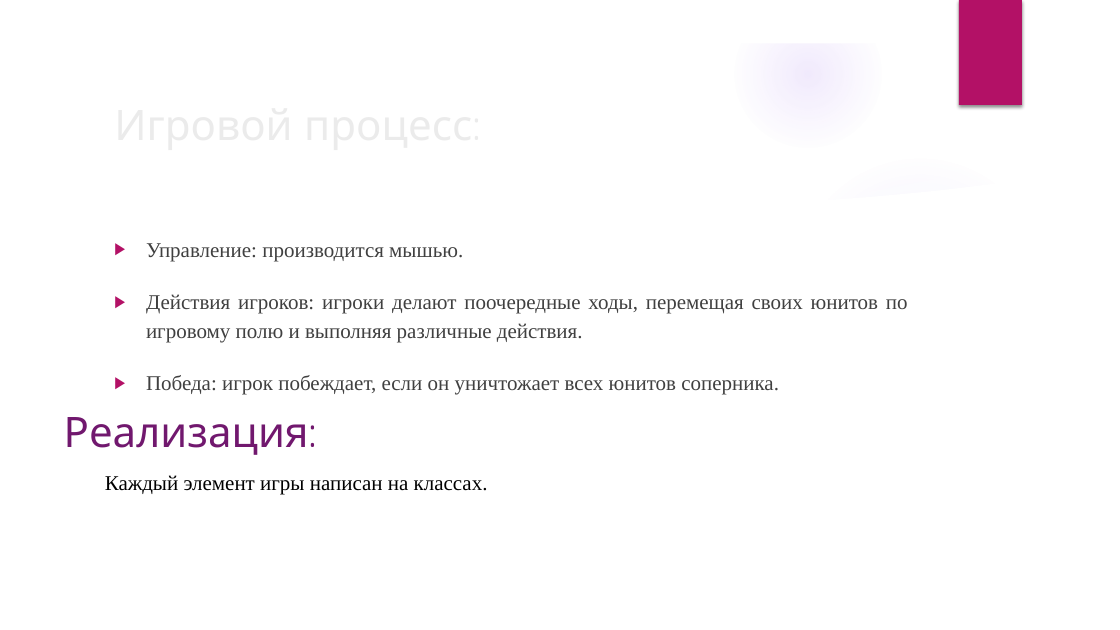
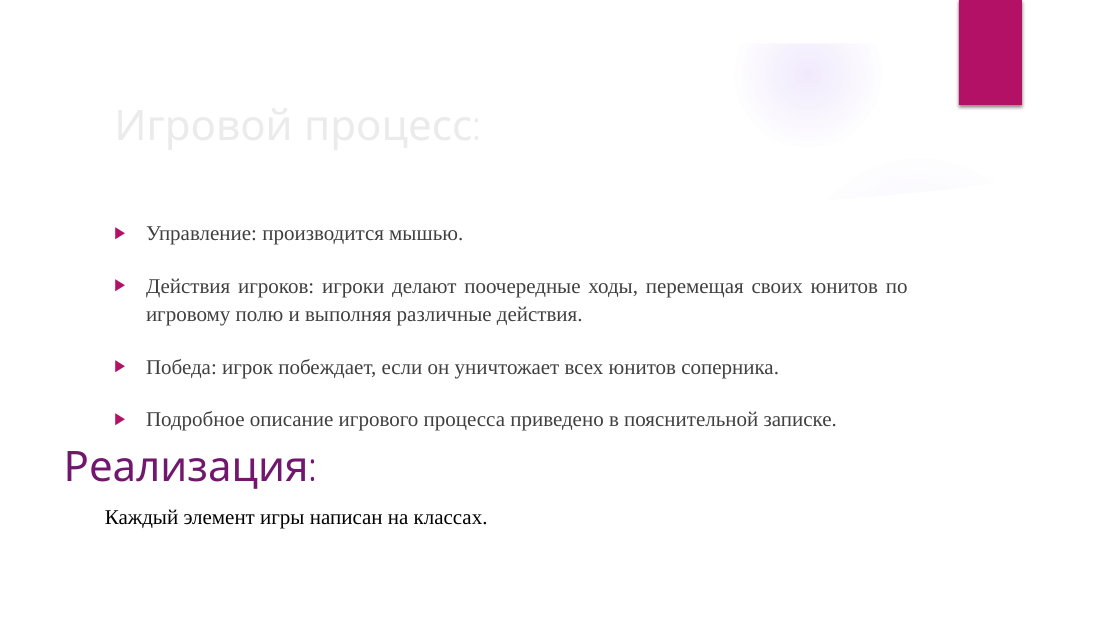
Before and after one commit to IvanKnuzev103/pythonProject_game, a slide deck: slide 7 of Presentation.pptx. Drawn at 1120x630 pixels with LibreOffice and Linux fonts; fonts in the diff are those of the drawing; background and template pictures are left out. Boxes give left, top, right and bottom in pixels: in the first picture for what was removed or moved away, otherwise in the second. Text is boxed around its words. In the diff, an @@ line names an element or a change of style, - is before the commit and + after.

```diff
--- a/Presentation.pptx
+++ b/Presentation.pptx
@@ text "Управление: производится мышью." moved from (x1=146, y1=243, x2=908, y2=395) to (x1=146, y1=226, x2=908, y2=431) @@
@@ text at (x1=146, y1=411, x2=837, y2=431): paragraph added @@
+▶ Подробное описание игрового процесса приведено в пояснительной записке.
@@ text "Реализация:" moved from (x1=64, y1=417, x2=309, y2=455) to (x1=64, y1=451, x2=309, y2=489) @@
@@ text "Каждый элемент игры написан на ..." moved from (x1=105, y1=475, x2=488, y2=495) to (x1=105, y1=509, x2=488, y2=529) @@
```
Also in this commit, not shown: 2 other files.
